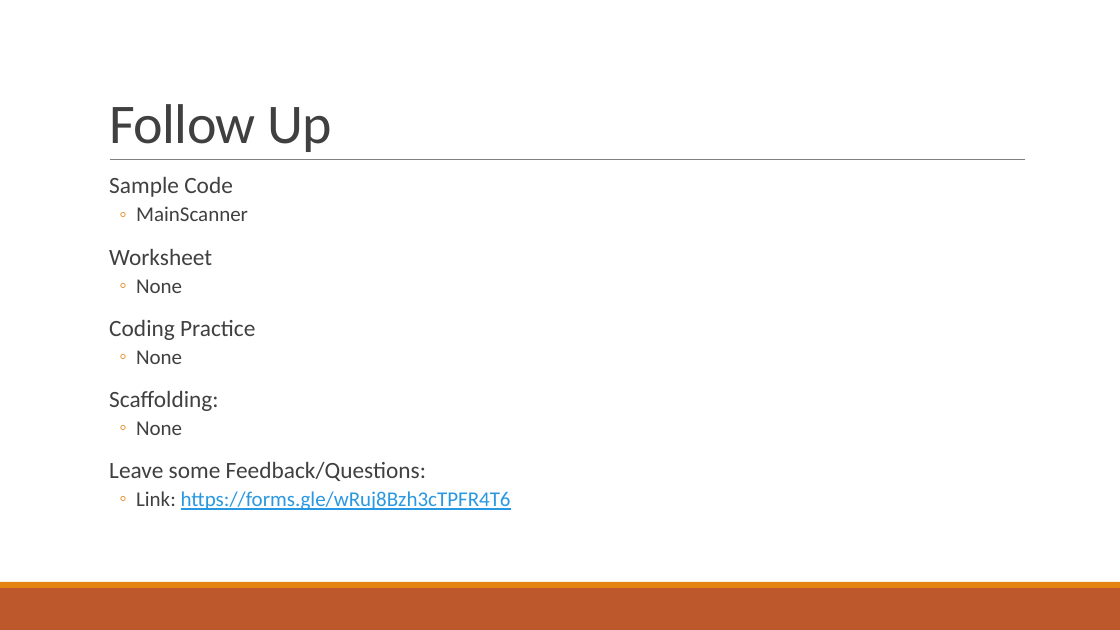
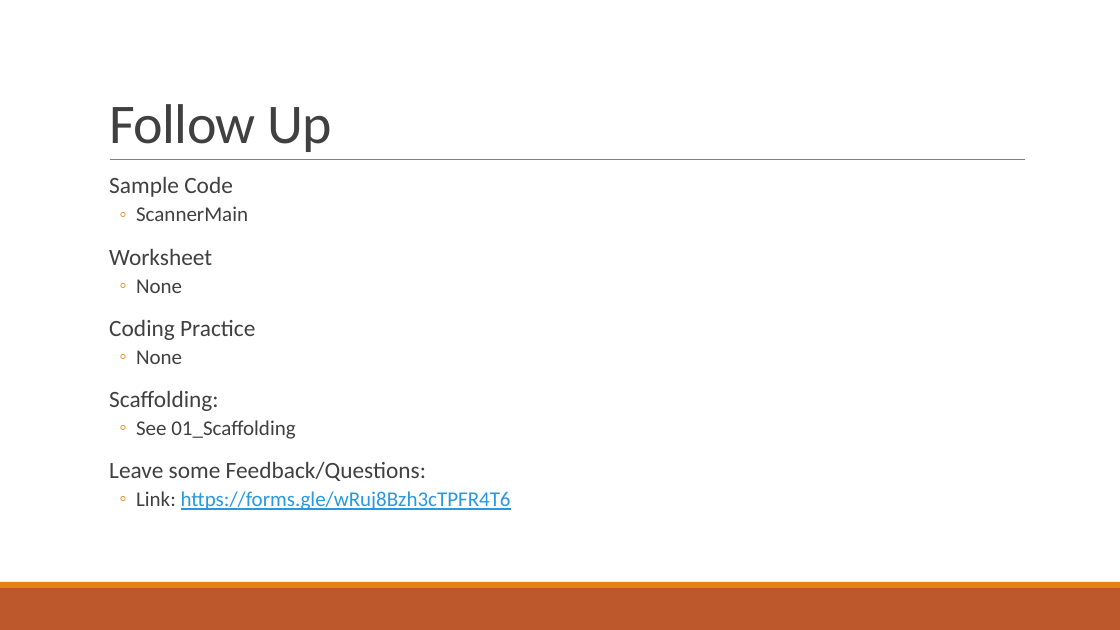
Before and after one commit to thewangclass/apcsa-curriculum, a slide deck: slide 26 of 01_Unit/PowerPoints/06_UserInput.pptx. Drawn at 1120x630 pixels with LibreOffice and Linux fonts; fonts in the diff are those of the drawing. Boxes give left, top, right and bottom in pixels: in the first picture for what was removed or moved away, otherwise in the second. Text is boxed around its words. In the diff, an @@ line names an element or a change of style, - is before the commit and + after.

```diff
--- a/01_Unit/PowerPoints/06_UserInput.pptx
+++ b/01_Unit/PowerPoints/06_UserInput.pptx
@@ text at box(136, 206, 248, 221): text changed @@
-  ◦ MainScanner
+  ◦ ScannerMain
@@ text at box(136, 420, 295, 439): text changed @@
-  ◦ None
+  ◦ See 01_Scaffolding
```
Also in this commit, not shown: 7 other slides changed, 7 other files.
